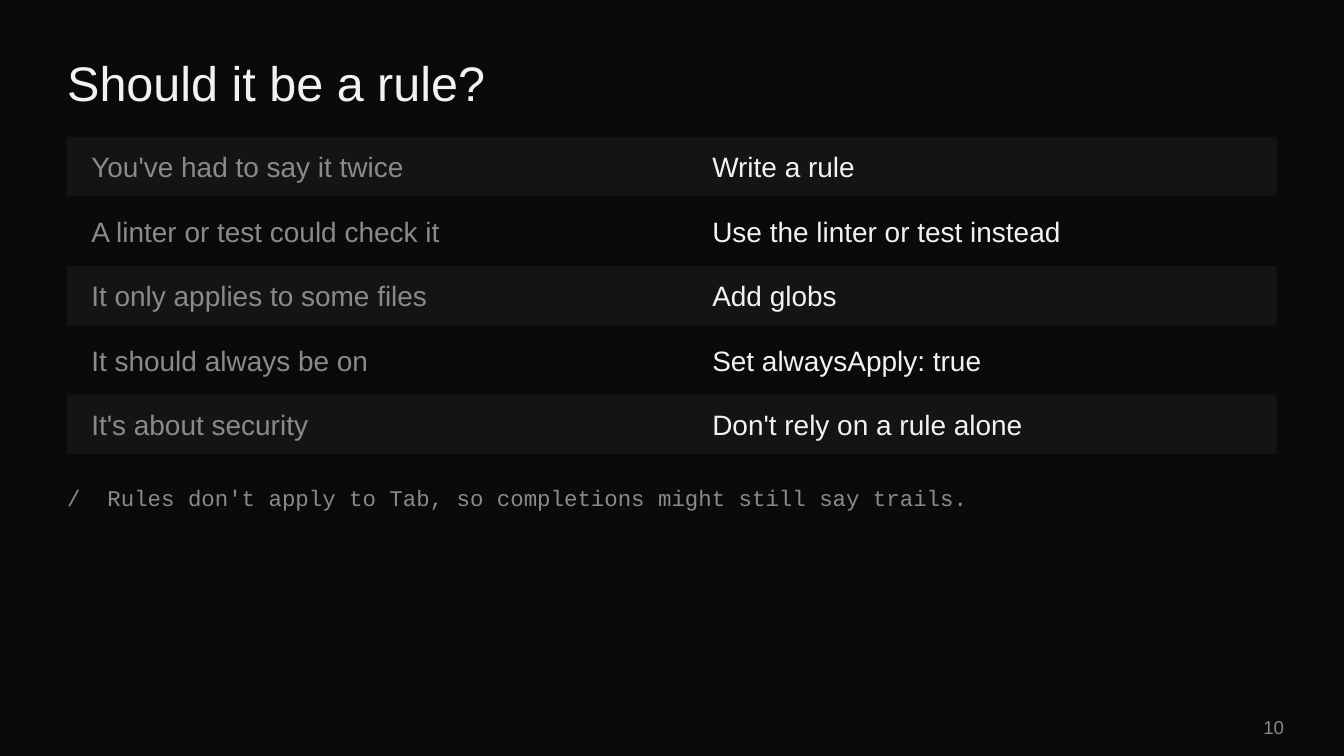
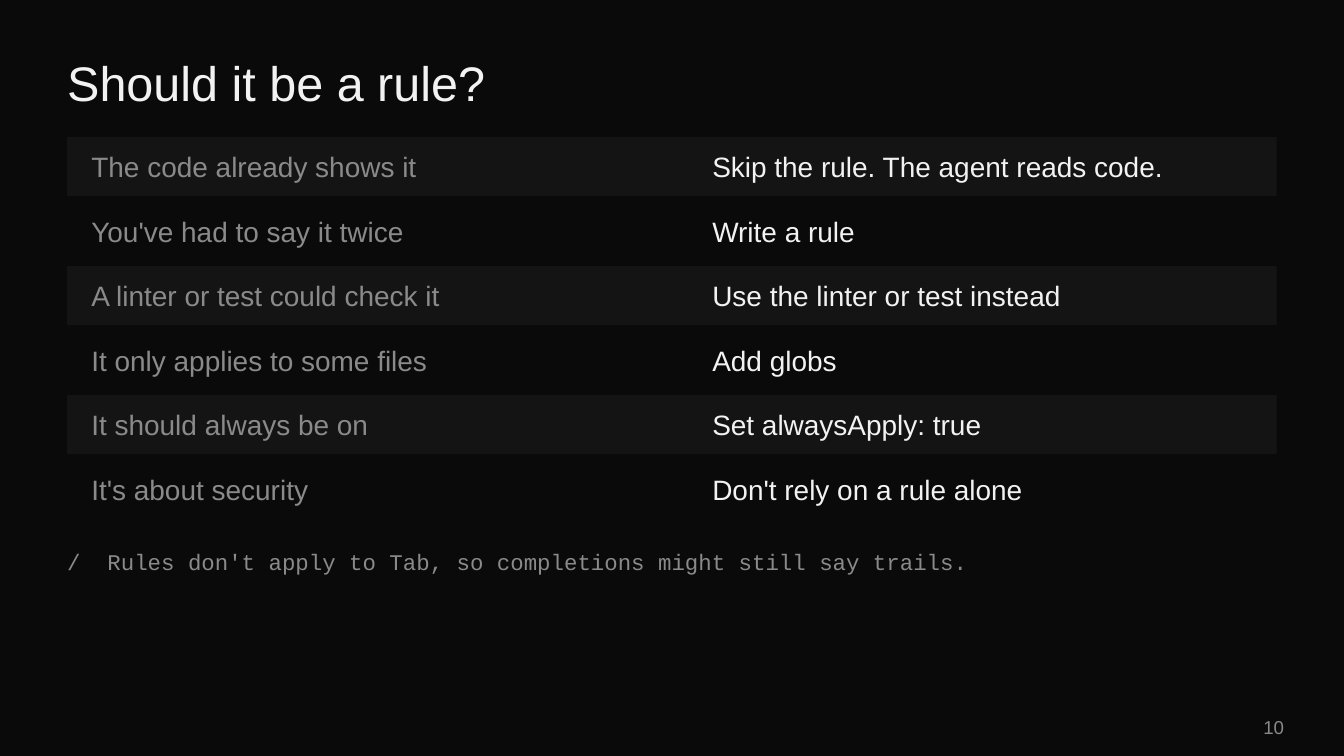
Before and after one commit to eveporcello/snowtooth-rules-teacher-guide, a slide deck: slide 10 of snowtooth-rules.pptx. Drawn at 1344x756 pixels with LibreOffice and Linux fonts; fonts in the diff are those of the drawing. Boxes give left, top, right and bottom in pixels: in the first picture for what was removed or moved away, otherwise in the second. Text is boxed around its words. In the diff, an @@ line names an element or a change of style, - is before the commit and + after.

```diff
--- a/snowtooth-rules.pptx
+++ b/snowtooth-rules.pptx
@@ text added at bbox=[91, 157, 416, 182], 15 pt, text #8A8A8A @@
+The code already shows it
@@ text added at bbox=[712, 156, 1162, 182], 15 pt, text #F2F2F2 @@
+Skip the rule. The agent reads code.
@@ 11 texts: place and size @@
-11 texts at bbox=[91, 156, 1060, 511]
+11 texts at bbox=[91, 221, 1060, 575]
```
Also in this commit, not shown: 8 other slides changed, 4 other files.
